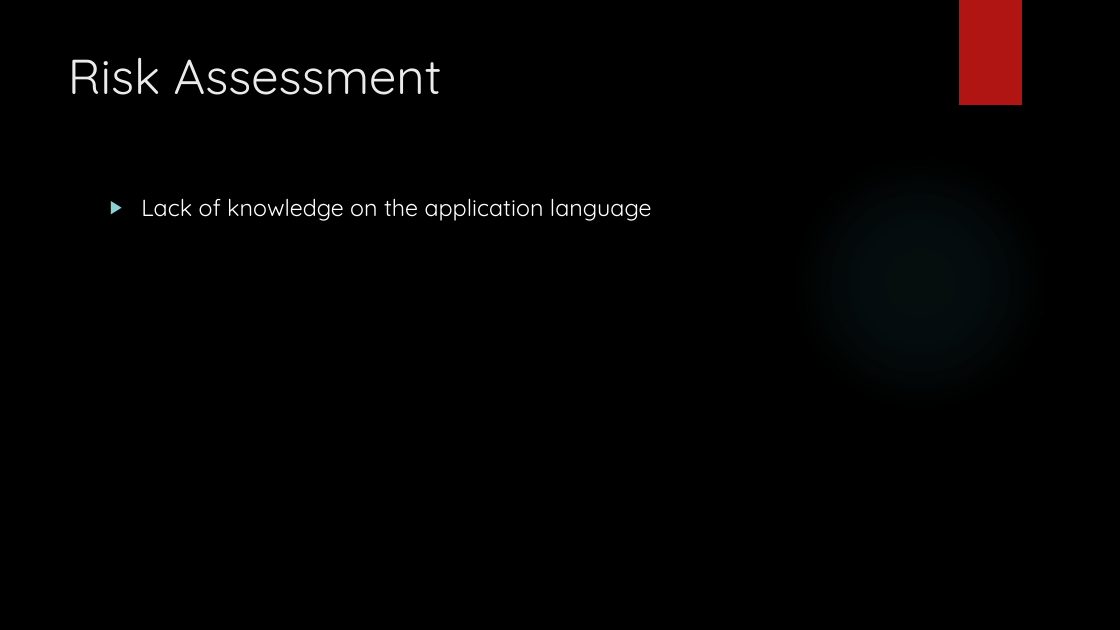
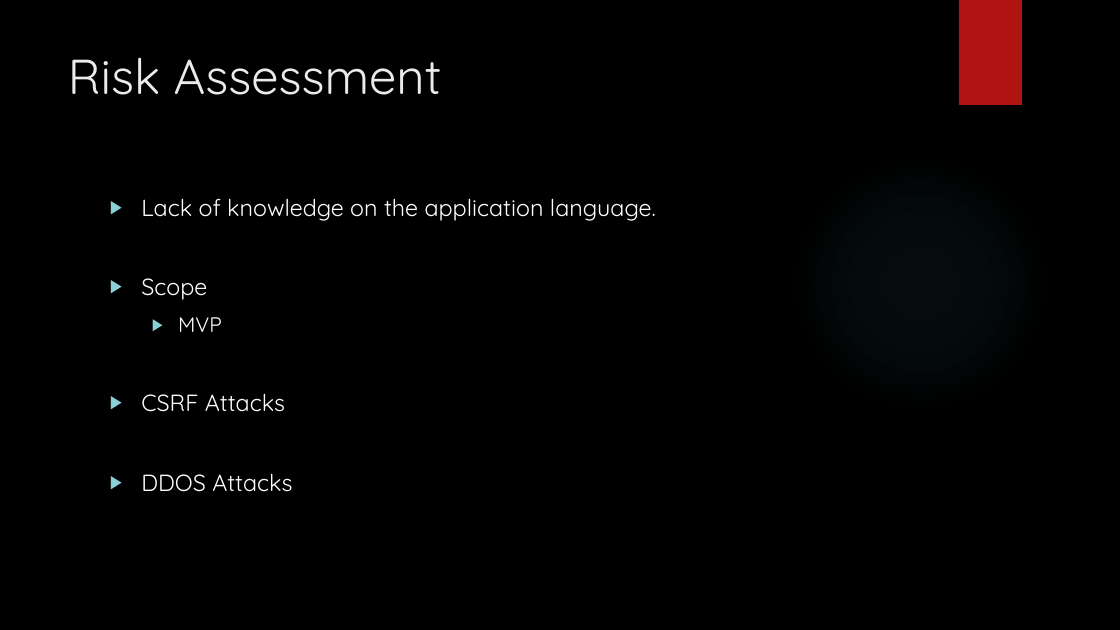
Before and after one commit to fabriziodea/BluePetClinic, a slide deck: slide 2 of Presentation.pptx. Drawn at 1120x630 pixels with LibreOffice and Linux fonts; fonts in the diff are those of the drawing; background and template pictures are left out. Boxes give left, top, right and bottom in pixels: in the first picture for what was removed or moved away, otherwise in the second. Text is boxed around its words. In the diff, an @@ line names an element or a change of style, - is before the commit and + after.

Commit message:
completed the risk assessment slide and script

```diff
--- a/Presentation.pptx
+++ b/Presentation.pptx
@@ text at (141, 198, 656, 492): text changed @@
-▶ Lack of knowledge on the application language
+▶ Lack of knowledge on the application language.
+▶ Scope
+  ▶ MVP
+▶ CSRF Attacks
+▶ DDOS Attacks
```
Also in this commit, not shown: 1 other file.
